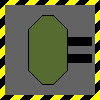
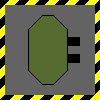
Layers edited between the first and the second 100px x 100px image:
painted on "Pasted Layer copy" over [80, 37, 92, 63]
